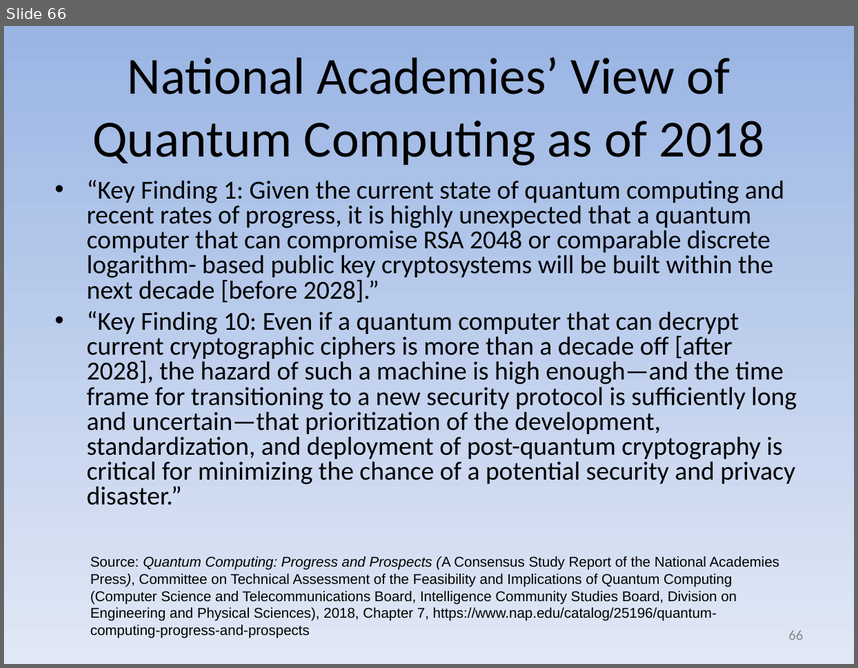
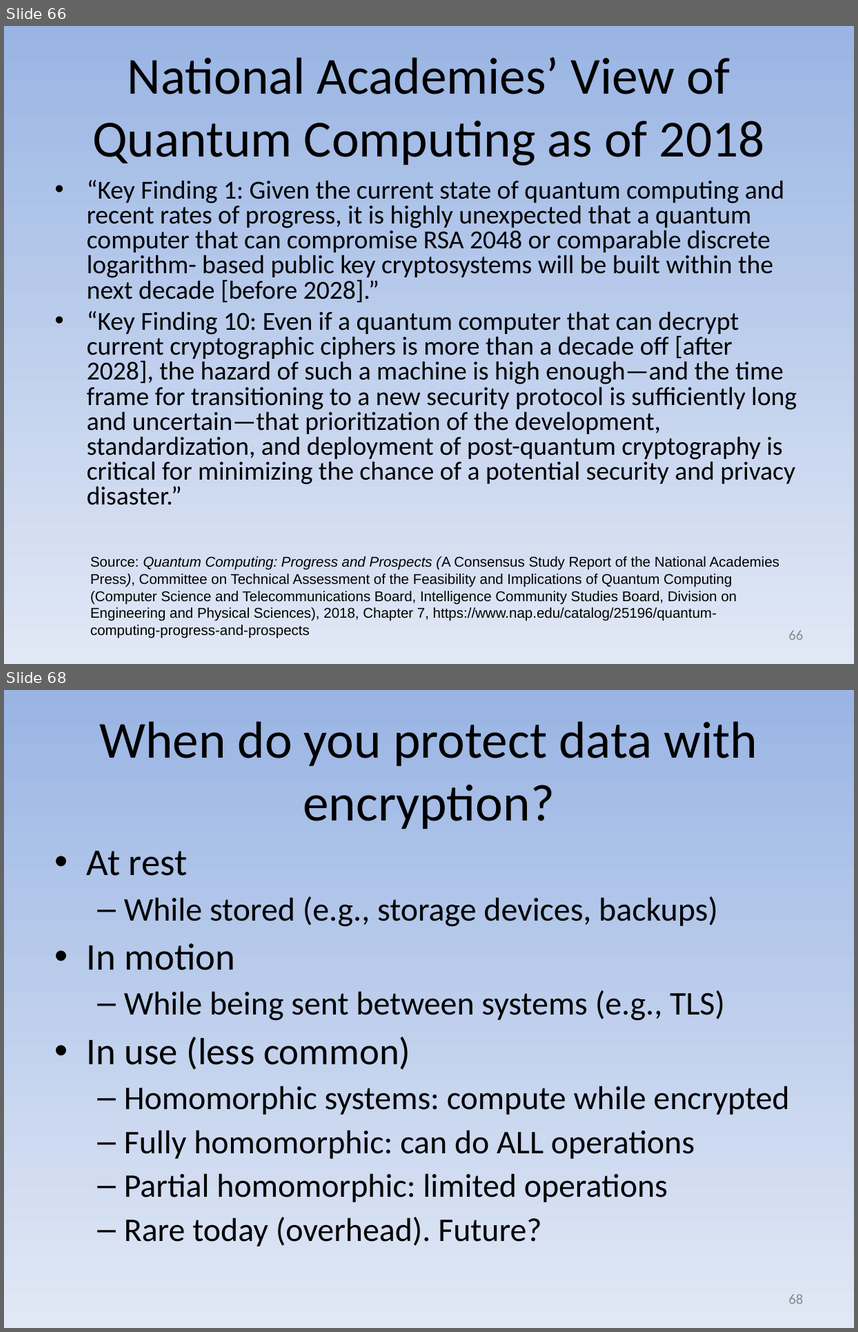
Before and after one commit to david-a-wheeler/david-a-wheeler.github.io, a slide deck: secure-class/presentations/Secure-Software-7-Cryptography.ppt. Shown one above the other, each under a label of ours: slide 66 before the commit, slides 66 and 68 after it; the slides between them are not shown. The pictures are 858x668 and 858x1332 pixels, drawn with LibreOffice and Linux fonts; fonts in the diff are those of the drawing. Boxes give left, top, right and bottom in pixels: in the first picture for what was removed or moved away, otherwise in the second. Text is boxed around its words. In the diff, an @@ line names an element or a change of style, - is before the commit and + after.

```diff
--- a/secure-class/presentations/Secure-Software-7-Cryptography.ppt
+++ b/secure-class/presentations/Secure-Software-7-Cryptography.ppt
@@ slide 68 added at box(4, 690, 854, 1328), background gradient #9AB5E4 to #E1E8F5 @@
@@ title added at box(99, 721, 758, 829), 44 pt, text #000000 @@
+When do you protect data with encryption?
@@ text added at box(87, 851, 789, 1246), 28 pt, text #000000 @@
+• At rest
+  – While stored (e.g., storage devices, backups)
+• In motion
+  – While being sent between systems (e.g., TLS)
+• In use (less common)
+  – Homomorphic systems: compute while encrypted
+  – Fully homomorphic: can do ALL operations
+  – Partial homomorphic: limited operations
+  – Rare today (overhead). Future?
@@ page number added at box(789, 1294, 803, 1303), 12 pt, text #898989 @@
+68
```
Also in this commit, not shown: 9 slides changed, 2 other slides added, 1 other file.
